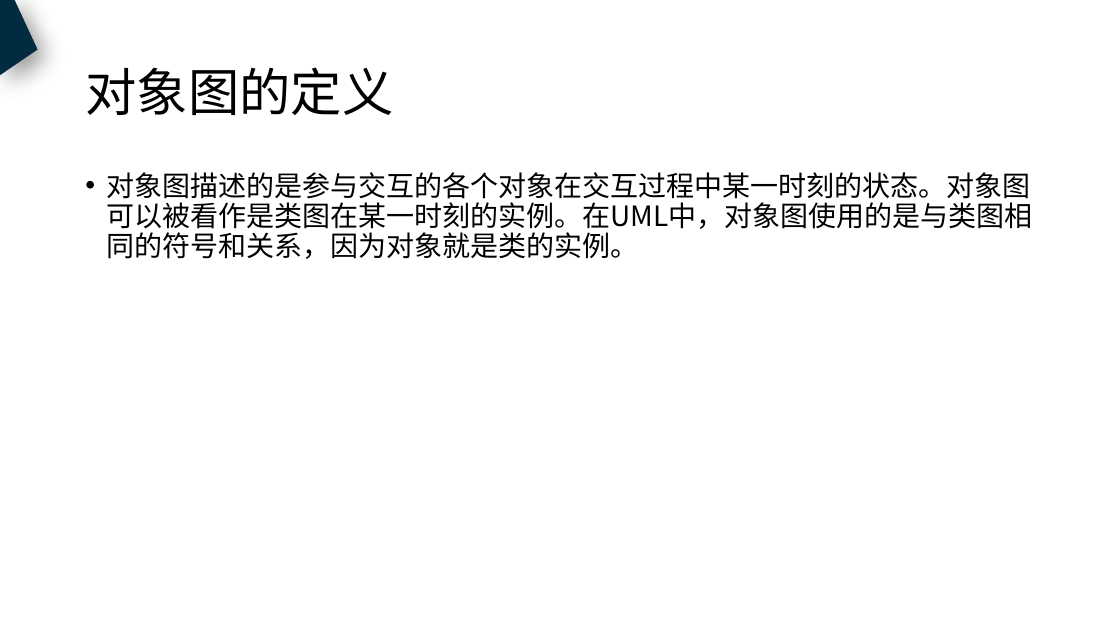
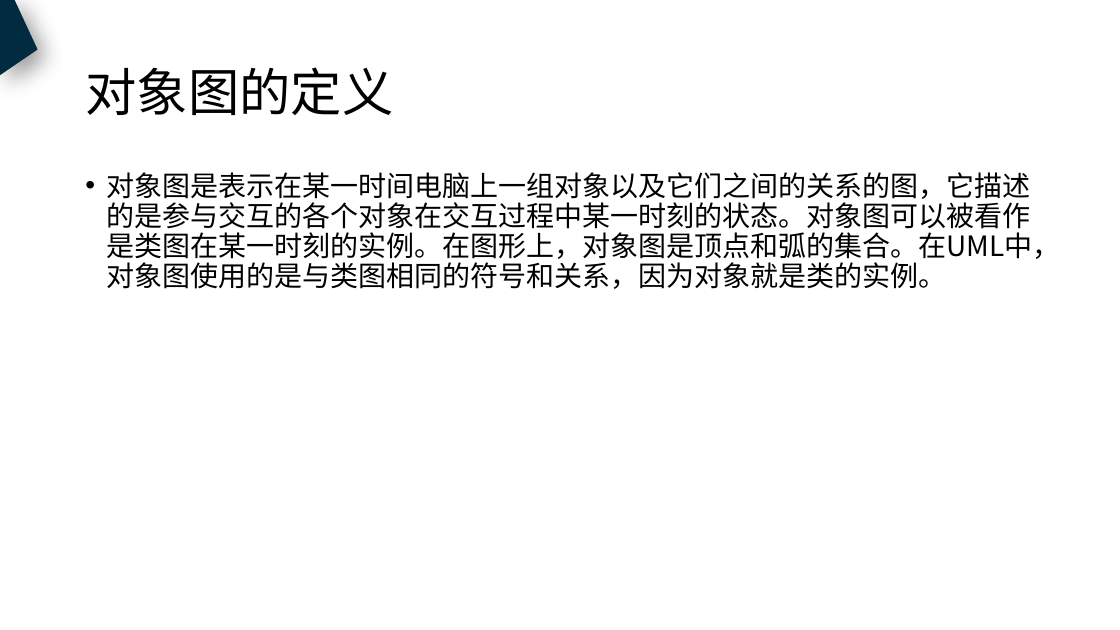
Before and after one commit to PRD2018-G18/PRD2018, a slide deck: slide 6 of 非受控文档/过程文档/UML基础3/UML基础3.pptx. Drawn at 1120x630 pixels with LibreOffice and Linux fonts; fonts in the diff are those of the drawing. Boxes give left, top, right and bottom in pixels: in the first picture for what was removed or moved away, otherwise in the second. Text is boxed around its words. In the diff, an @@ line names an element or a change of style, - is before the commit and + after.

```diff
--- a/非受控文档/过程文档/UML基础3/UML基础3.pptx
+++ b/非受控文档/过程文档/UML基础3/UML基础3.pptx
@@ text at <box>106,172,1060,289</box>: text changed @@
-• 对象图描述的是参与交互的各个对象在交互过程中某一时刻的状态。对象图可以被看作是类图在某一时刻的实例。在UML中，对象图使用的是与类图相同的符号和关系，因为对象就是类的实例。
+• 对象图是表示在某一时间电脑上一组对象以及它们之间的关系的图，它描述的是参与交互的各个对象在交互过程中某一时刻的状态。对象图可以被看作是类图在某一时刻的实例。在图形上，对象图是顶点和弧的集合。在UML中，对象图使用的是与类图相同的符号和关系，因为对象就是类的实例。
```
Also in this commit, not shown: 12 other slides changed, 11 slides added, 1 slide removed.
